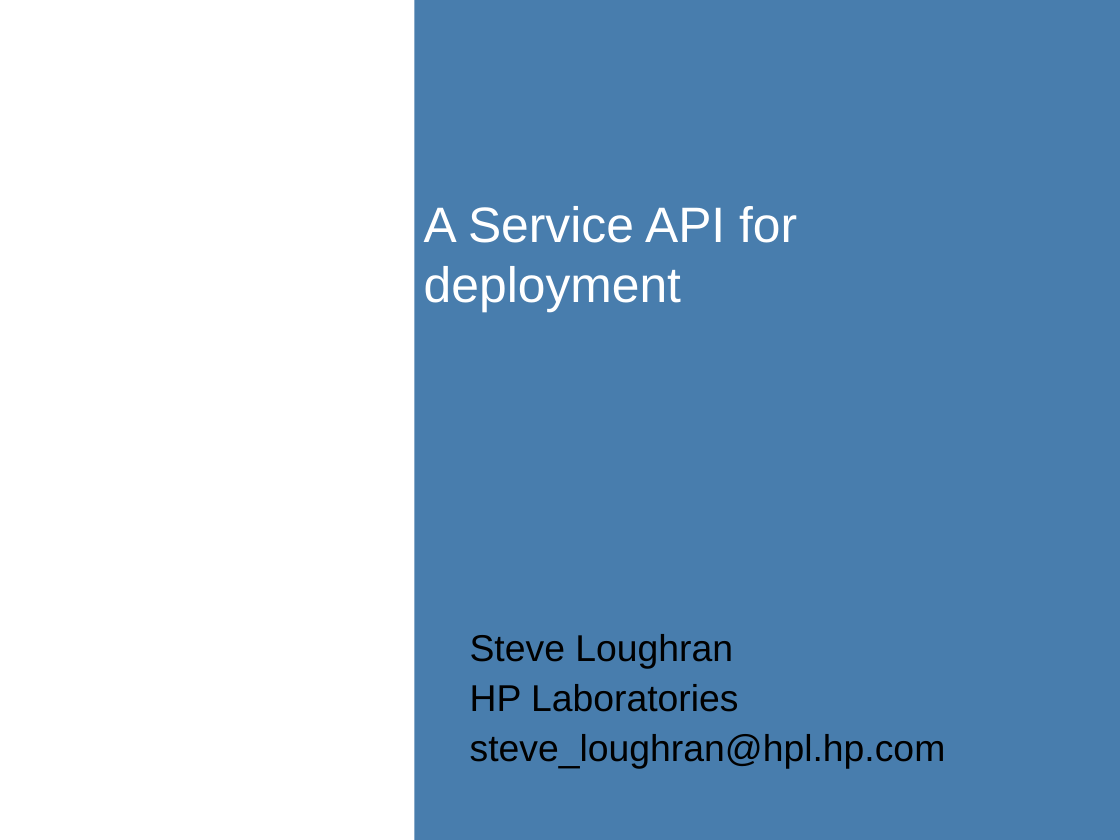
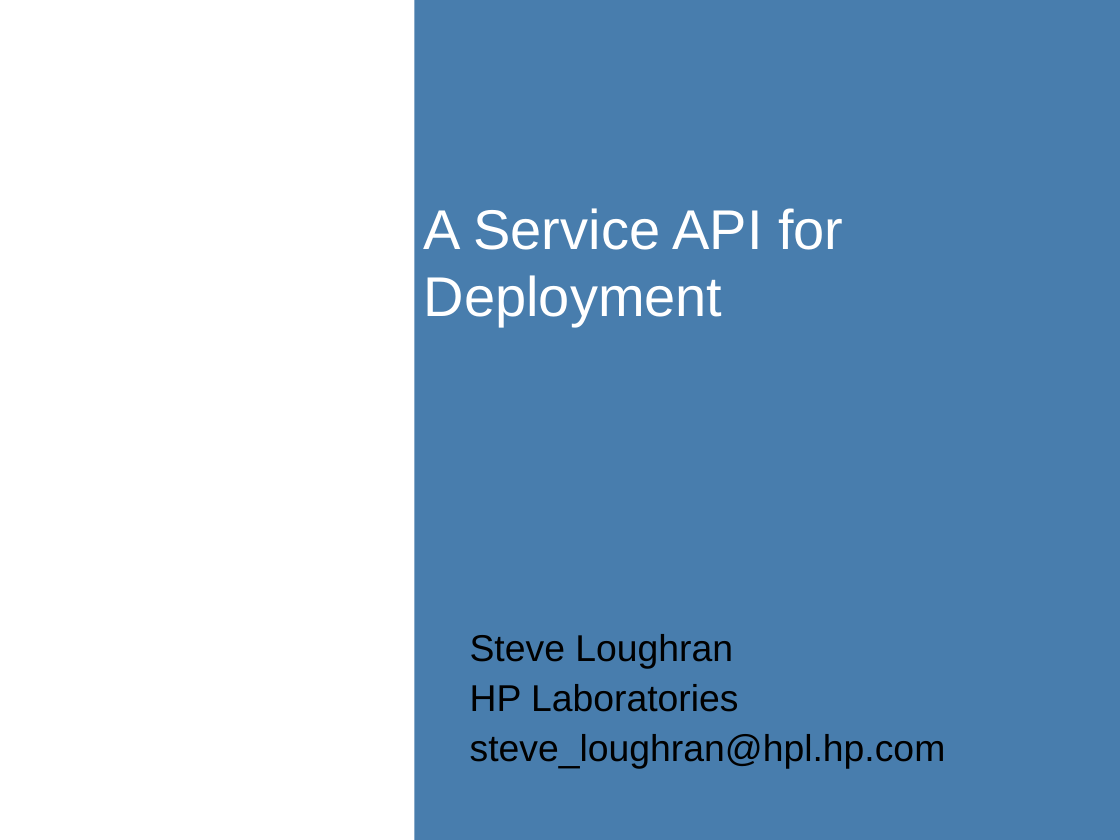
Before and after one commit to steveloughran/smartfrog, a slide deck: slide 1 of core/components/cddlm/doc/A Service API for deployment.ppt. Drawn at 1120x840 pixels with LibreOffice and Linux fonts; fonts in the diff are those of the drawing; background and template pictures are left out. Boxes give left, top, right and bottom in pixels: in the first picture for what was removed or moved away, otherwise in the second. Text is boxed around its words. In the diff, an @@ line names an element or a change of style, - is before the commit and + after.

```diff
--- a/core/components/cddlm/doc/A Service API for deployment.ppt
+++ b/core/components/cddlm/doc/A Service API for deployment.ppt
@@ title at box(424, 208, 843, 326): text changed; size 32 to 36 pt @@
-A Service API for deployment
+A Service API for Deployment
```
Also in this commit, not shown: 7 other slides changed, 2 slides added, 1 slide removed, 2 other files.
